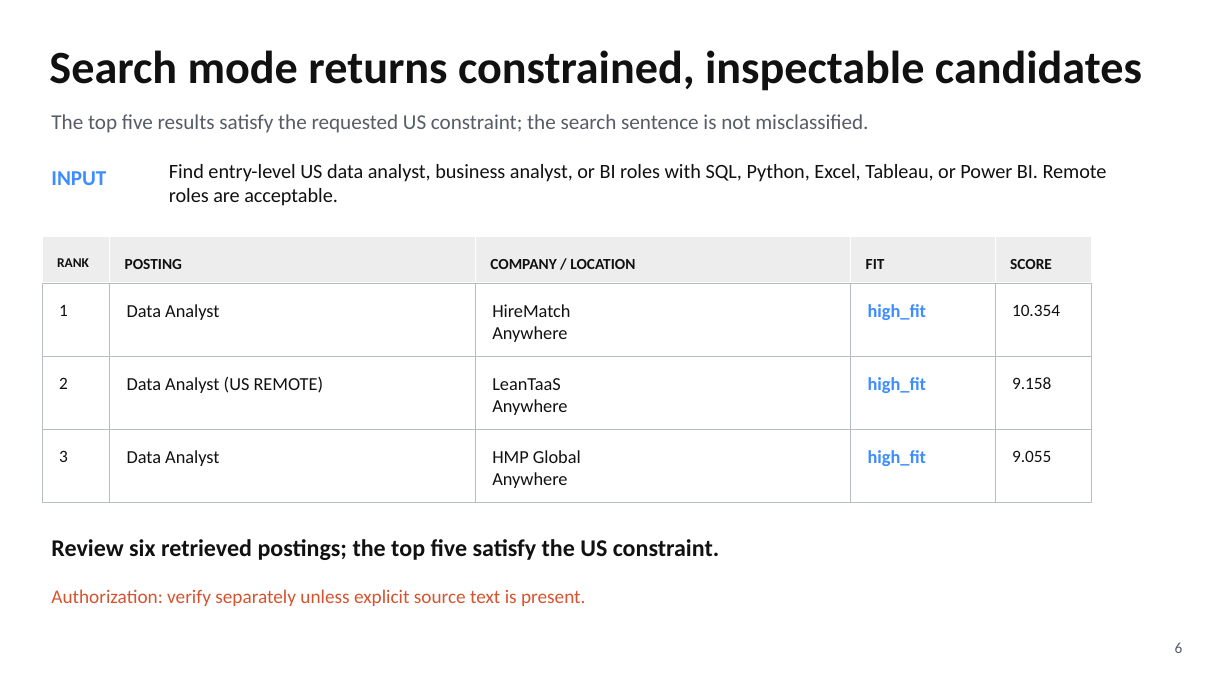
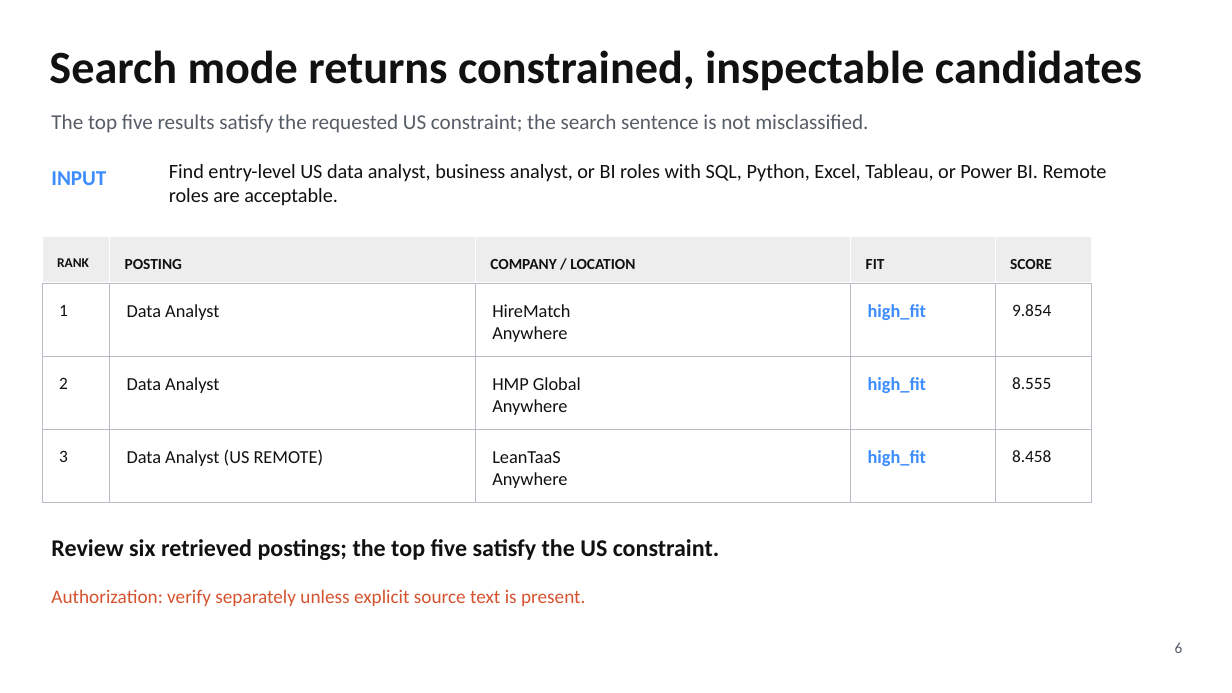
Before and after one commit to Kongbai815/job-matching-nlp, a slide deck: slide 6 of slides/MSBA_Job_Matching_Final_Deck.pptx. Drawn at 1232x693 pixels with LibreOffice and Linux fonts; fonts in the diff are those of the drawing. Boxes give left, top, right and bottom in pixels: in the first picture for what was removed or moved away, otherwise in the second. Text is boxed around its words. In the diff, an @@ line names an element or a change of style, - is before the commit and + after.

```diff
--- a/slides/MSBA_Job_Matching_Final_Deck.pptx
+++ b/slides/MSBA_Job_Matching_Final_Deck.pptx
@@ text at <box>1012,304,1051,316</box>: text changed @@
-10.354
+9.854
@@ text at <box>127,377,219,393</box>: text changed @@
-Data Analyst (US REMOTE)
+Data Analyst
@@ text at <box>492,377,581,390</box>: text changed @@
-LeanTaaS
+HMP Global
@@ text at <box>1012,377,1051,389</box>: text changed @@
-9.158
+8.555
@@ text at <box>127,449,324,466</box>: text changed @@
-Data Analyst
+Data Analyst (US REMOTE)
@@ text at <box>492,451,561,463</box>: text changed @@
-HMP Global
+LeanTaaS
@@ text at <box>1012,450,1051,462</box>: text changed @@
-9.055
+8.458
```
Also in this commit, not shown: 3 other slides changed, 29 other files.
